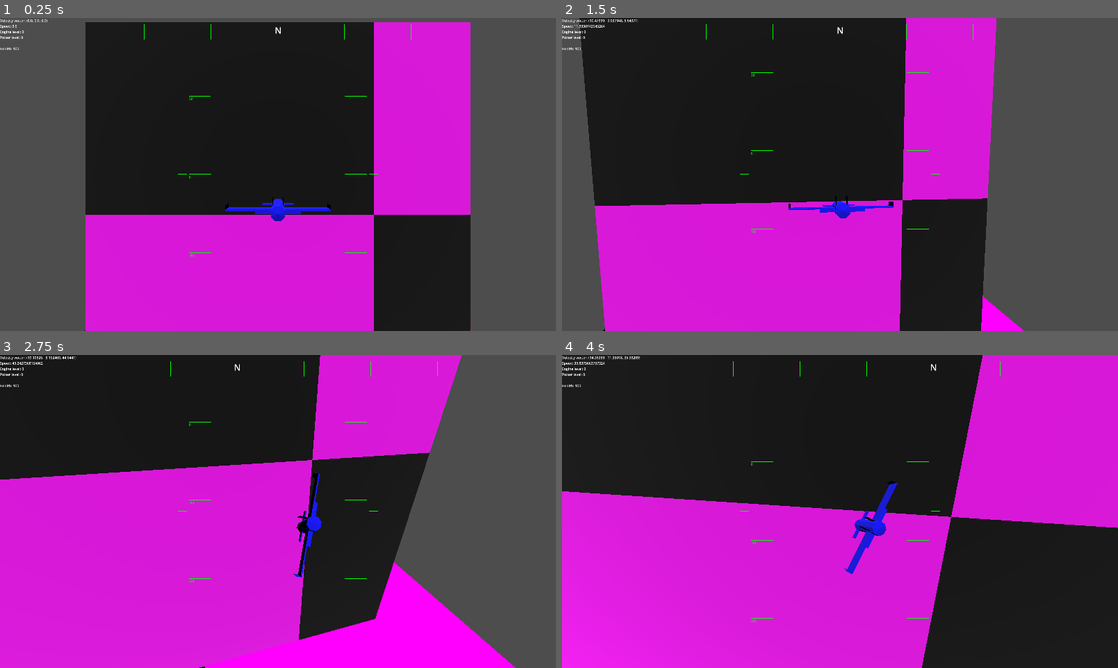
Above: before the commit, frames 1-4 (two rows, left to right).
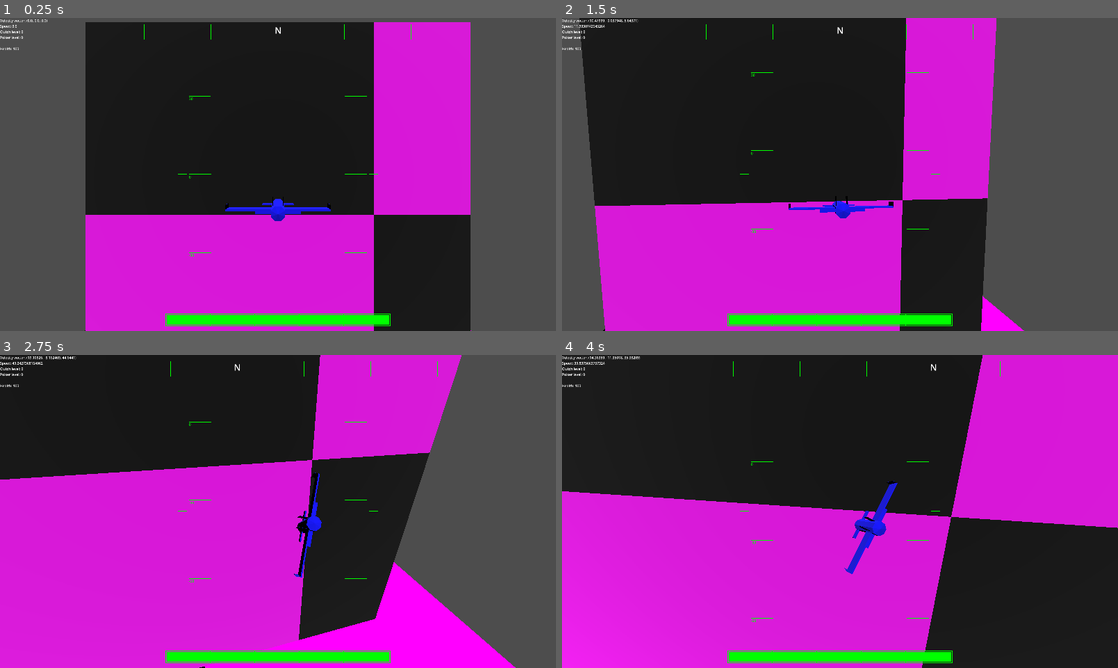
Above: after the commit, the same moments.

Repository: voidstarjms/shimmer
Game: Godot game, scene res://main.tscn
Two runs of this game, one before a commit and one after it. Both use one fixed random seed, a clock stepped at 60 frames per second and the inputs below.
Inputs:
- Up to frame 1 (0.25 s): no input
- Up to frame 2 (1.5 s): tap Enter at 0.5 s; hold E (strafe_right) 0.53-1.28 s; hold Shift 0.53-1.28 s; hold I (pitch_down) from 1.28 s (still down); tap Space (dash) at 1.35 s
- Up to frame 3 (2.75 s): tap Shift at 1.55, 2.3 s; release I (pitch_down) at 2.03 s; hold E (strafe_right) from 2.03 s (still down); hold A (roll_ccw) from 2.03 s (still down)
- Up to frame 4 (4 s): release E (strafe_right) at 2.78 s; release A (roll_ccw) at 2.78 s; hold K (pitch_up) 2.78-3.53 s; tap D (roll_cw) at 2.85 s; tap Shift at 3.05 s; hold Q (strafe_left) from 3.53 s (still down); hold Shift from 3.53 s (still down)

The runs differ from the first frame. In frame 1, 1.5% of the frame differs, in the area x 0-71%, y 4-99%; in frame 2, 1.5%; in frame 3, 1.5%; in frame 4, 1.5%.

Commit message:
Implemented health bar class

Diff:
--- a/gui.gd
+++ b/gui.gd
@@ -31,6 +31,7 @@
 var pitch_ladder : PitchLadder
 var speed_tape
 var speed_tape_labels : Array[Label]
+var health_bar : BarGauge
 
 var gui_color = Color.GREEN
 
@@ -90,7 +91,7 @@
 
 			var rung_left = [center - rung_outer_width * Vector2.RIGHT - rung_vrt_offset, center - rung_inner_width * Vector2.RIGHT - rung_vrt_offset]
 			var rung_right = [center + rung_outer_width * Vector2.RIGHT - rung_vrt_offset, center + rung_inner_width * Vector2.RIGHT - rung_vrt_offset]
-			print(wx * rung_outer_width * Vector2.RIGHT)
+			# print(wx * rung_outer_width * Vector2.RIGHT)
 			ret_arr.append([rung_left, rung_right])
 
 		return ret_arr
@@ -117,6 +118,153 @@
 		var tape_height = view_rect.size.y * sz.y
 		var tick_count = int(tape_height / (tape_height * minor_tick_gap))
 		major_tick_count = tick_count / major_tick_freq
+
+class BarGauge:
+	var pos : Vector2 # Fraction of screen size
+	var sz : Vector2 # Fraction of screen size
+	var lo_color : Color
+	var hi_color : Color
+	var value : int
+	var max_value : int
+	var bar1_display_value : int
+	var bar2_display_value : int
+	var bezel_margin : float # Fraction of screen size
+	var bezel_color : Color # Any color with alpha = 0 indicates no bezel
+	var segment_count : int # 0 indicates to use value-dependent division
+	var segment_value : int
+	var bar1_increment_rate : int # 0 is instant
+	var bar2_increment_rate : int # <= 0 is instant (i.e. no bar2)
+	var bar2_color : Color
+	var flash_threshold : float # fraction of max_value, 0 means never flash
+	var flash_time : int
+	var flash_duty : float
+	var flash_counter : int
+
+	func _init(position : Vector2, size : Vector2, bar1_colors : Array[Color], max_val : int, inc_rate : int = 0):
+		pos = position
+		sz = size
+		lo_color = bar1_colors[0]
+		hi_color = bar1_colors[1]
+		max_value = max_val
+		value = max_val
+		bar1_display_value = max_val
+		bar2_display_value = max_val
+		bar1_increment_rate = inc_rate
+
+		# Default bezel and segment parameters
+		set_framing()
+
+		# Default bar2 parameters
+		set_bar2()
+
+		# Default flash parameters
+		set_flash()
+
+	func set_framing(margin : float = 0, color : Color = Color(0, 0, 0, 0), seg_count : int = 1, seg_value : int = 0):
+		bezel_margin = margin
+		bezel_color = color
+		segment_count = seg_count
+		segment_value = seg_value
+
+	func set_bar2(inc_rate : int = -1, color : Color = Color(0, 0, 0, 0)):
+		bar2_increment_rate = inc_rate
+		bar2_color = color
+
+	func set_flash(threshold : float = 0, time : int = 0, duty : float = 0.0):
+		flash_threshold = threshold
+		flash_time = time
+		flash_duty = duty
+
+	func _make_bar(view_rect : Rect2, val : int) -> Rect2:
+		if float(value) / max_value <= flash_threshold and float(flash_counter) / flash_time > flash_duty:
+			return Rect2()
+
+		val = min(val, max_value)
+
+		var wx = view_rect.size.x
+		var wy = view_rect.size.y
+		var bar_percent = float(val) / max_value
+
+		return Rect2(Vector2(pos.x * wx, pos.y * wy),
+			Vector2(sz.x * wx * bar_percent, sz.y * wy))
+
+	func get_bar1(view_rect : Rect2) -> Rect2:
+		return _make_bar(view_rect, bar1_display_value)
+
+	func get_bar2(view_rect : Rect2) -> Rect2:
+		return _make_bar(view_rect, bar2_display_value)
+
+	func get_bar1_color() -> Color:
+		return lerp(lo_color, hi_color, float(value) / max_value)
+
+	func get_bar2_color() -> Color:
+		return bar2_color
+
+	func get_bezel_rect(view_rect : Rect2) -> Rect2:
+		var wx = view_rect.size.x
+		var wy = view_rect.size.y
+		var aspect_ratio = wx / wy
+		var margin_vec = Vector2(bezel_margin * wx, bezel_margin * wy * aspect_ratio)
+		var position = Vector2(pos.x * wx, pos.y * wy)
+		var size = Vector2(sz.x * wx, sz.y * wy)
+		return Rect2(position - margin_vec, size + 2 * margin_vec)
+
+	func get_bezel_color() -> Color:
+		return bezel_color
+
+	func get_segment_lines(view_rect : Rect2) -> Array:
+		var wx = view_rect.size.x
+		var wy = view_rect.size.y
+		var segment_list = Array()
+
+		if segment_count == 1:
+			return segment_list
+		var bezel_rect = get_bezel_rect(view_rect)
+		var bezel_x = bezel_rect.position.x
+		var bezel_y = bezel_rect.position.y
+		var bezel_h = bezel_rect.size.y
+		if segment_count == 0:
+			var i = segment_value
+			while i < max_value:
+				var seg_x = sz.x + bezel_x + i * wx * sz.x / max_value
+				var seg_top = Vector2(seg_x, bezel_y)
+				var seg_bot = Vector2(seg_x, bezel_y + bezel_h)
+				segment_list.append([seg_top, seg_bot])
+				i += segment_value
+		else:
+			for i in range(1, segment_count):
+				var seg_x = sz.x + bezel_x + i * wx * sz.x / segment_count
+				var seg_top = Vector2(seg_x, bezel_y)
+				var seg_bot = Vector2(seg_x, bezel_y + bezel_h)
+				segment_list.append([seg_top, seg_bot])
+
+		return segment_list
+
+	# Decrement bars if necessary, update flash counter
+	func step():
+		if flash_time > 0:
+			flash_counter = (flash_counter + 1) % flash_time
+
+		if bar1_increment_rate == 0:
+			bar1_display_value = value
+		elif bar1_display_value > value:
+			bar1_display_value = max(bar1_display_value - bar1_increment_rate, value)
+		elif bar1_display_value < value:
+			bar1_display_value = min(bar1_display_value + bar1_increment_rate, value)
+
+		if bar2_increment_rate <= 0:
+			return
+		if bar2_display_value > value:
+			bar2_display_value = max(bar2_display_value - bar2_increment_rate, value)
+		elif bar2_display_value < value:
+			bar2_display_value = min(bar2_display_value + bar2_increment_rate, value)
+		return
+
+	func set_value(val : int):
+		value = max(val, 0)
+
+	func set_max_value(val : int):
+		max_value = val
 
 func _on_window_resized():
 	var window = get_window()
@@ -169,6 +317,11 @@
 		speed_tape_labels.append(label)
 		add_child(label)
 
+	health_bar = BarGauge.new(Vector2(0.3, 0.95), Vector2(0.4, 0.03), [Color.RED, Color.GREEN], 0)
+	health_bar.set_framing(0.002, Color.GREEN, 0, 20)
+	health_bar.set_bar2(1, Color.WHITE)
+	health_bar.set_flash(0.2, 30, 0.7)
+
 func construct_tape_gauge_array(gauge : TapeGuage, label_arr : Array, left : bool, metered_value : float):
 	var w = get_viewport_rect()
 	var wx = w.size.x
@@ -230,6 +383,9 @@
 
 func _process(delta: float) -> void:
 	queue_redraw()
+
+func update_health_bar(val : int) -> void:
+	health_bar.set_value(val)
 
 func _draw() -> void:
 	var view_rect = get_viewport_rect()
@@ -288,3 +444,17 @@
 		#draw_line(i[0], i[1], gui_color)
 		#
 	#draw_line(Vector2(wx / 2, 0), Vector2(wx / 2, 100), gui_color)
+
+	## Draw health bar
+	health_bar.set_value($"../../ZealousJay".health)
+	health_bar.set_max_value($"../../ZealousJay".max_health)
+	var health_bar_disp1 = health_bar.get_bar1(view_rect)
+	var health_bar_disp2 = health_bar.get_bar2(view_rect)
+	var health_bar_bezel = health_bar.get_bezel_rect(view_rect)
+	var health_bar_segments = health_bar.get_segment_lines(view_rect)
+	draw_rect(health_bar_disp2, health_bar.get_bar2_color())
+	draw_rect(health_bar_disp1, health_bar.get_bar1_color())
+	draw_rect(health_bar_bezel, health_bar.get_bezel_color(), false)
+	for i in health_bar_segments:
+		draw_line(i[0], i[1], Color.GREEN)
+	health_bar.step()
--- a/label.gd
+++ b/label.gd
@@ -2,8 +2,8 @@
 
 func _process(delta: float) -> void:
 	var vel_vec = $"../../ZealousJay".vel_vec
-	var eng_lvl = $"../../ZealousJay".engine_lvl
+	var eng_lvl = $"../../ZealousJay".clutch_lvl
 	var poi_lvl = $"../../ZealousJay".poiser_lvl
 	var health = $"../../ZealousJay".health
-	text = "Velocity vector: %s \nSpeed: %s\nEngine level: %s\nPoiser level: %s\n
+	text = "Velocity vector: %s \nSpeed: %s\nClutch level: %s\nPoiser level: %s\n
 		Health: %s" % [vel_vec, vel_vec.length(), eng_lvl, poi_lvl, health]
--- a/main.tscn
+++ b/main.tscn
@@ -55,8 +55,6 @@
 transform = Transform3D(1, 0, 0, 0, 1, 0, 0, 0, 1, 0, 120, -200)
 rotation_edit_mode = 0
 motion_mode = 0
-engine_lvl = 0
-poiser_lvl = 0
 max_drag_decel = 0.08
 
 [node name="Camera3D" type="Camera3D" parent="." unique_id=540330043]
--- a/player.gd
+++ b/player.gd
@@ -4,6 +4,7 @@
 var debug = true
 var debug_F2_tap = false
 var debug_F3_tap = false
+var debug_F5_tap = false
 
 var cam_prev_y = Vector3.UP
 var cam_prev_z = Vector3.BACK
@@ -20,11 +21,11 @@
 		if Input.is_key_pressed(KEY_F2) and debug_F2_tap == false:
 			debug_F2_tap = true
 			if Input.is_key_pressed(KEY_SHIFT):
-				if $"..".engine_lvl > 0:
-					$"..".engine_lvl -= 1
+				if $"..".clutch_lvl > 0:
+					$"..".clutch_lvl -= 1
 			else:
-				if $"..".engine_lvl < $"..".engine_max_lvl:
-					$"..".engine_lvl += 1
+				if $"..".clutch_lvl < $"..".clutch_max_lvl:
+					$"..".clutch_lvl += 1
 			$"..".compute_handling_stats()
 		if !Input.is_key_pressed(KEY_F2):
 			debug_F2_tap = false
@@ -32,7 +33,7 @@
 		if Input.is_key_pressed(KEY_F3) and debug_F3_tap == false:
 			debug_F3_tap = true
 			if Input.is_key_label_pressed(KEY_SHIFT):
-				if $"..".poiser_lvl < $"..".poiser_max_lvl:
+				if $"..".poiser_lvl > 0:
 					$"..".poiser_lvl -= 1
 			else:
 				if $"..".poiser_lvl < $"..".poiser_max_lvl:
@@ -40,6 +41,19 @@
 			$"..".compute_handling_stats()
 		if !Input.is_key_pressed(KEY_F3):
 			debug_F3_tap = false
+		# change armor level
+		if Input.is_key_pressed(KEY_F5) and debug_F5_tap == false:
+			debug_F5_tap = true
+			if Input.is_key_label_pressed(KEY_SHIFT):
+				if $"..".armor_lvl > 0:
+					$"..".armor_lvl -= 1
+			else:
+				if $"..".armor_lvl < $"..".armor_max_lvl:
+					$"..".armor_lvl += 1
+			$"..".compute_handling_stats()
+			$"..".health = $"..".max_health
+		if !Input.is_key_pressed(KEY_F5):
+			debug_F5_tap = false
 
 	# Longitudinal thrust
 	if Input.is_action_pressed("thrust_forward"):
--- a/player.tscn
+++ b/player.tscn
@@ -51,10 +51,6 @@
 
 [node name="shimwing_abstract" unique_id=513372077 instance=ExtResource("1_onrkg")]
 texture = SubResource("ImageTexture3D_2hs0m")
-engine_lvl = 0
-poiser_lvl = 0
-max_drag_decel = 0.0
-max_health = 100
 
 [node name="player" type="Node3D" parent="." index="0" unique_id=265813478]
 script = ExtResource("1_4flbx")
--- a/shimwing_abstract.gd
+++ b/shimwing_abstract.gd
@@ -46,10 +46,12 @@
 var yaw_demand = 0
 
 # Equipment levels
-const engine_max_lvl = 19
+const clutch_max_lvl = 19
 const poiser_max_lvl = 19
-@export var engine_lvl : int
+const armor_max_lvl = 19
+@export var clutch_lvl : int
 @export var poiser_lvl : int
+@export var armor_lvl : int
 # Equipment stat upgrade base values
 const max_spd_base = 24
 const main_thrust_base = 0.2
@@ -60,6 +62,7 @@
 const thrust_yaw_base = 0.06
 const poise_spring_const_base = 0.0875
 const poise_damping_base = 0.05
+const max_health_base = 100
 # Equipment stat upgrade steps
 const max_spd_step = 1
 const main_thrust_step = 0.005
@@ -67,6 +70,7 @@
 const rotation_thrust_step = 0.001
 const poise_spring_const_step = 0.0059
 const poise_damping_step = 0.0025
+const max_health_step = 20
 
 const dash_max_spd_multiplier = 2
 const dash_acc_multiplier = 2
@@ -111,15 +115,16 @@
 	return inactionable_timer == 0
 
 func compute_handling_stats():
-	max_spd = max_spd_base + max_spd_step * engine_lvl
-	main_thrust = main_thrust_base + main_thrust_step * engine_lvl
-	vrt_thrust = vrt_thrust_base + strafe_thrust_step * engine_lvl
-	lat_thrust = lat_thrust_base + strafe_thrust_step * engine_lvl
-	thrust_pitch = thrust_pitch_base + rotation_thrust_step * engine_lvl
-	thrust_roll = thrust_roll_base + rotation_thrust_step * engine_lvl
-	thrust_yaw = thrust_yaw_base + rotation_thrust_step * engine_lvl
+	max_spd = max_spd_base + max_spd_step * clutch_lvl
+	main_thrust = main_thrust_base + main_thrust_step * clutch_lvl
+	vrt_thrust = vrt_thrust_base + strafe_thrust_step * clutch_lvl
+	lat_thrust = lat_thrust_base + strafe_thrust_step * clutch_lvl
+	thrust_pitch = thrust_pitch_base + rotation_thrust_step * clutch_lvl
+	thrust_roll = thrust_roll_base + rotation_thrust_step * clutch_lvl
+	thrust_yaw = thrust_yaw_base + rotation_thrust_step * clutch_lvl
 	poise_spring_const = poise_spring_const_base + poise_spring_const_step * poiser_lvl
 	poise_damping = poise_damping_base + poise_damping_step * poiser_lvl
+	max_health = max_health_base + max_health_step * armor_lvl
 
 func _ready() -> void:
 	compute_handling_stats()
